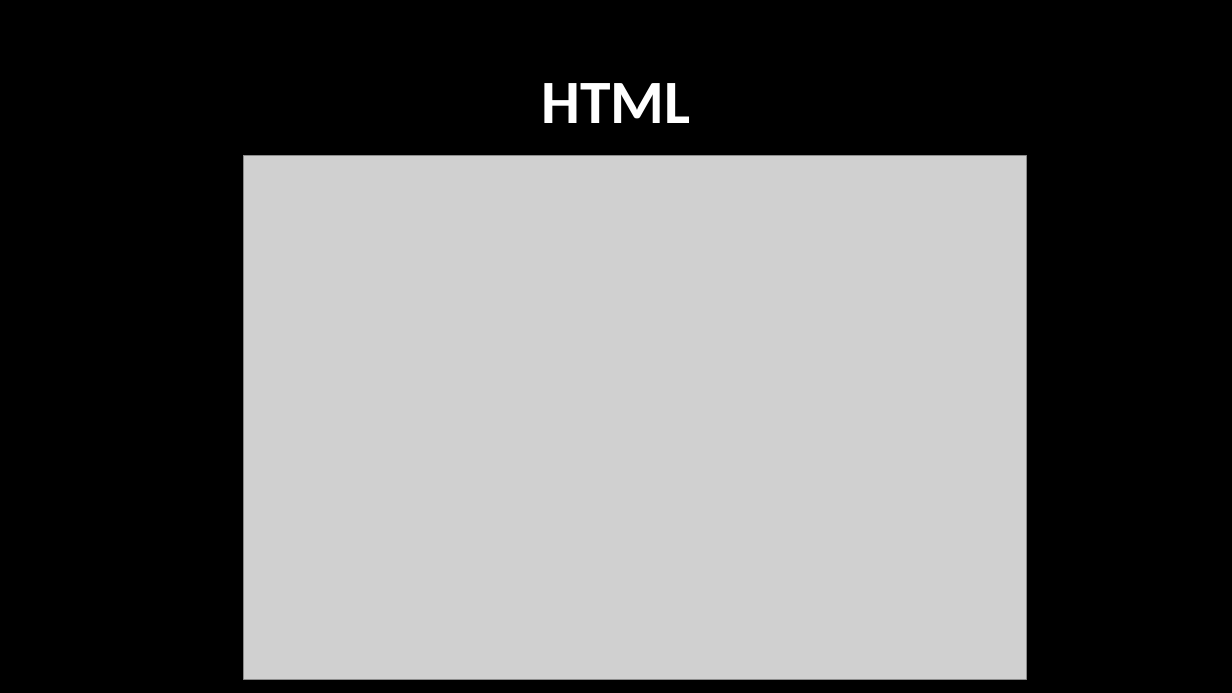
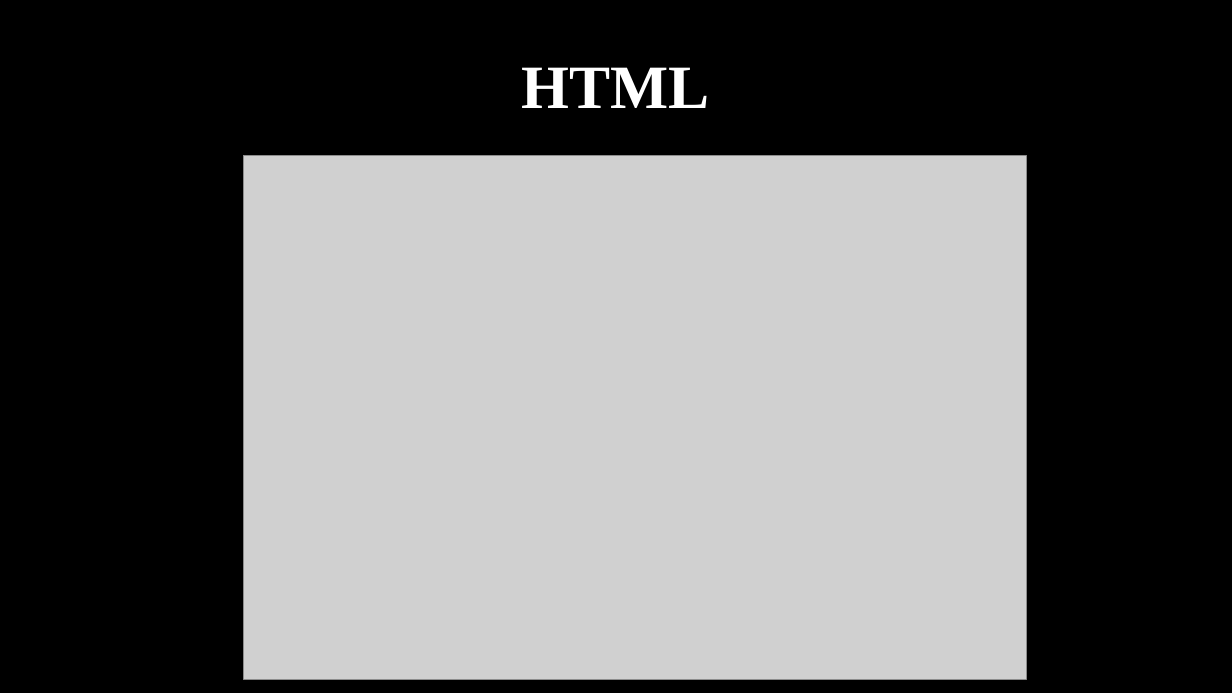
Before and after one commit to haiderIbrahem/ASPU_WEB, a slide deck: slide 18 of web.pptx (slide 17 before the commit). Drawn at 1232x693 pixels with LibreOffice and Linux fonts; fonts in the diff are those of the drawing; grey boxes stand for pictures. Boxes give left, top, right and bottom in pixels: in the first picture for what was removed or moved away, otherwise in the second. Text is boxed around its words. In the diff, an @@ line names an element or a change of style, - is before the commit and + after.

```diff
--- a/web.pptx
+++ b/web.pptx
@@ title "HTML": place and size @@
-title "HTML" at [541, 83, 690, 123]
+title "HTML" at [522, 67, 710, 108]
@@ title "HTML" at [522, 67, 710, 108]: font Calibri to Times New Roman @@
```
Also in this commit, not shown: 13 other slides changed, 11 slides added, 1 other file.
